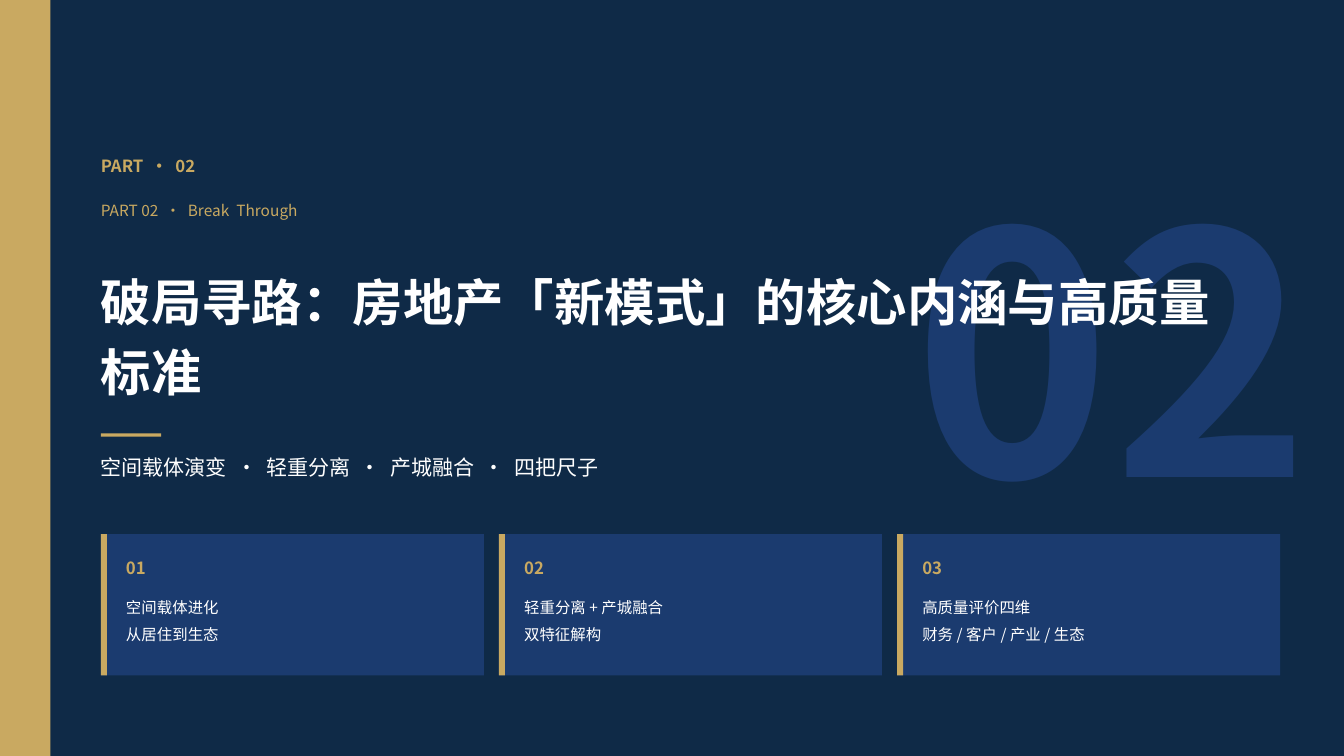
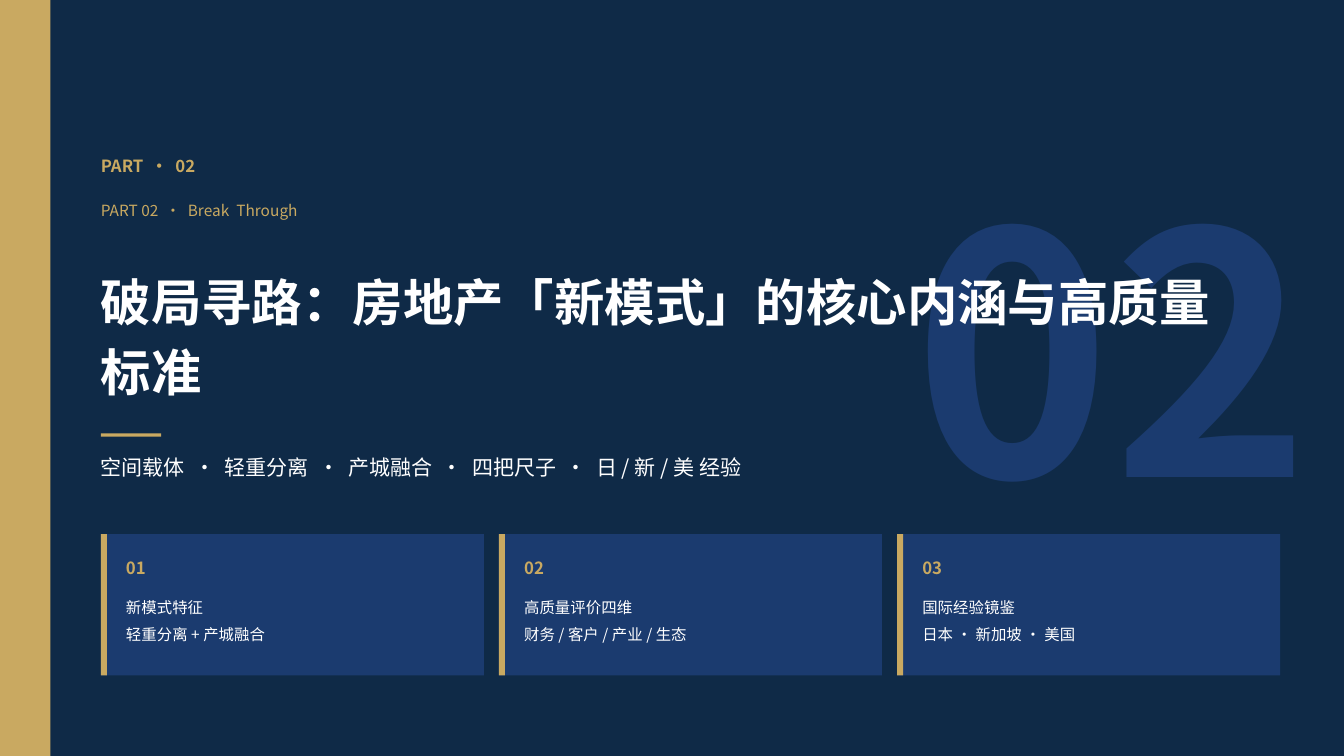
Before and after one commit to hujigang2010-maker/AIDEN, a slide deck: slide 8 of 十五五不动产高质量发展汇报.pptx (slide 7 before the commit). Drawn at 1344x756 pixels with LibreOffice and Linux fonts; fonts in the diff are those of the drawing. Boxes give left, top, right and bottom in pixels: in the first picture for what was removed or moved away, otherwise in the second. Text is boxed around its words. In the diff, an @@ line names an element or a change of style, - is before the commit and + after.

```diff
--- a/十五五不动产高质量发展汇报.pptx
+++ b/十五五不动产高质量发展汇报.pptx
@@ text at <box>101,457,741,477</box>: text changed @@
-空间载体演变 · 轻重分离 · 产城融合 · 四把尺子
+空间载体 · 轻重分离 · 产城融合 · 四把尺子 · 日 / 新 / 美 经验
@@ text at <box>126,600,265,642</box>: text changed @@
-空间载体进化
-从居住到生态
+新模式特征
+轻重分离 + 产城融合
@@ text at <box>524,600,687,642</box>: text changed @@
-轻重分离 + 产城融合
-双特征解构
+高质量评价四维
+财务 / 客户 / 产业 / 生态
@@ text at <box>922,600,1075,642</box>: text changed @@
-高质量评价四维
-财务 / 客户 / 产业 / 生态
+国际经验镜鉴
+日本 · 新加坡 · 美国
```
Also in this commit, not shown: 19 other slides changed, 4 slides added, 1 slide removed, 1 other file.
